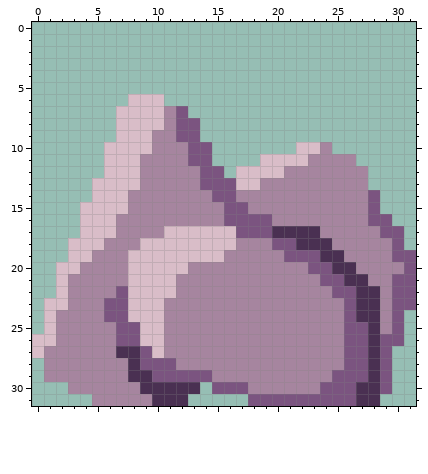
One commit to this pixel-art sprite: sprites/rock.png. The picture above was drawn from the file before the commit.
The file is 32x32 pixels.
After:
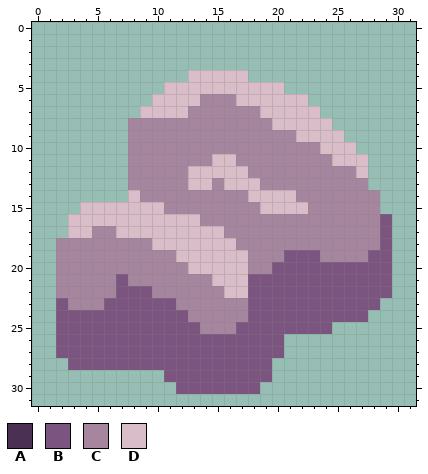
Palette (. is transparent): A #4a3052  B #7b5480  C #a6859f  D #d9bdc8
Message: Rock, resource spawn
What changed:
Changed rows in their new state; - is an unchanged pixel.
first column x 0:
 4 -------------DDDDD--------------
 5 -----------DDDDDDDDDD-----------
 6 --------..-DDDCCCDDDDDD---------
 7 -------..--DDCCCCCCDDDDD--------
 8 -------.CCC-CCCCCCCCDDDDD-------
 9 -------.CC--CCCCCCCCCCDDDD------
10 ------..CC---CCCCCCCCCCCDDD-----
11 ------..C----CCDDCCCCCC--DDD----
12 ------..C----DDDD-CCC------D----
13 -----...C----DDCD---------------
14 -----...D------CC-DDDD------C---
15 --------DDD-----CC-DDDD-----C---
16 ---D---DDDDDDD--CCCC--------C---
17 ---D-CCDDDD-----CCCCCCCC------.-
18 --CCCC---C----------CCCCC----B.-
19 --CCC---CCCC----DD------CC--BB..
20 --CC----CCCCCDDDDD--BBB--BBBBB..
21 --C----BCCCC---DDDBBBBBB--BBBB..
22 --C-----BBCC----DDBBBBBBB--BBB..
23 -.B-----BBBB------BBBBBBBB-BB...
24 -.BBBB--BBBBB-----BBBBBBBB-B...-
25 -.BBBBB--BBBBB---BBBBBBBB......-
26 ..BBBBB--BBBBBBBBBBBB..........-
27 ..BBBBBBB-BBBBBBBBBBB.........--
28 -..BBBBBB---BBBBBBBB..........--
29 -..........----BBBBB..........--
30 ---.........BBB---B...........--
31 -----........-----...........---
Pixel boxes of the changes (left, top, right, bottom) in both pictures:
changed: (32, 70, 416, 406)
